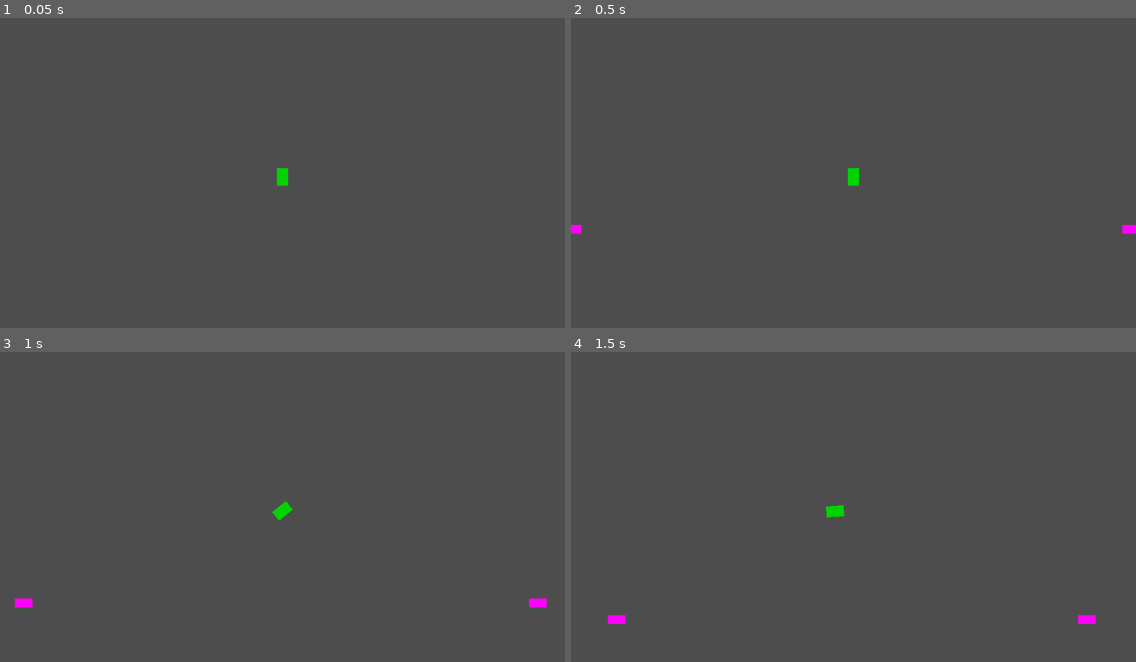
Above: before the commit, frames 1-4 (two rows, left to right).
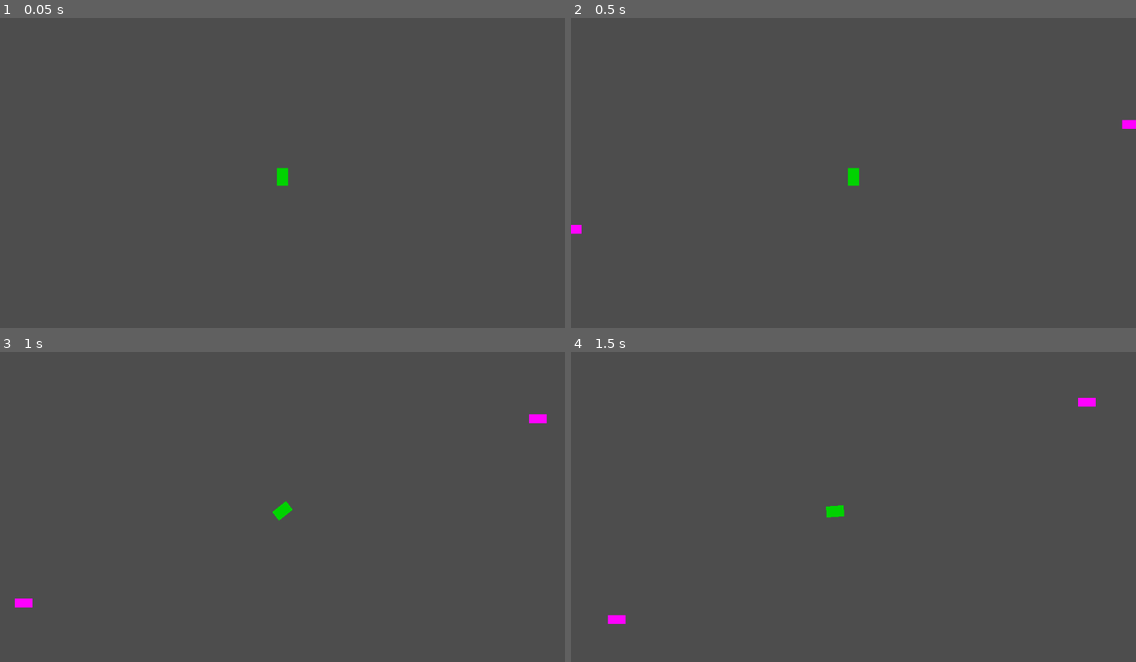
Above: after the commit, the same moments.

Repository: AndrewJDGalga/godot-simpleshooter
Game: Godot game, scene res://lv/test_space.tscn
Same seed, same stepped clock (60 frames per second), same inputs: the game is played once before the commit and once after it.
Inputs:
- Up to frame 1 (0.05 s): no input
- Up to frame 2 (0.5 s): no input
- Up to frame 3 (1 s): tap Enter at 0.5 s; hold D (right) from 0.53 s (still down); tap Space (fire_laser) at 0.6 s
- Up to frame 4 (1.5 s): release D (right) at 1.28 s; hold Down (down) from 1.28 s (still down); tap Space (fire_laser) at 1.35 s

Frame 1 is identical in both runs. In frame 2, 0.1% of the frame differs, in the area x 97-100%, y 32-70%; in frame 3, 0.2%, in the area x 93-97%, y 20-83%; in frame 4, 0.2%.

Commit message:
reverse wave motion

Diff:
--- a/entity/unshielded_enemy.gd
+++ b/entity/unshielded_enemy.gd
@@ -2,6 +2,7 @@
 
 #var destination: set = destination_set
 @export var direction:Vector2 = Vector2.ZERO
+@export var reverse_wave := false
 
 var freq = 1.0
 var amp = 200.0
@@ -10,6 +11,10 @@
 
 #func _ready():
 	#direction = Vector2(destination.x - position.x, destination.y - position.y).normalized()
+
+func _ready():
+	if reverse_wave:
+		amp *= -1
 
 func _physics_process(delta):
 	if direction != Vector2.ZERO:
--- a/lv/test_space.tscn
+++ b/lv/test_space.tscn
@@ -24,3 +24,4 @@
 position = Vector2(543, 0)
 rotation = -1.5708
 direction = Vector2(-1, 0)
+reverse_wave = true
